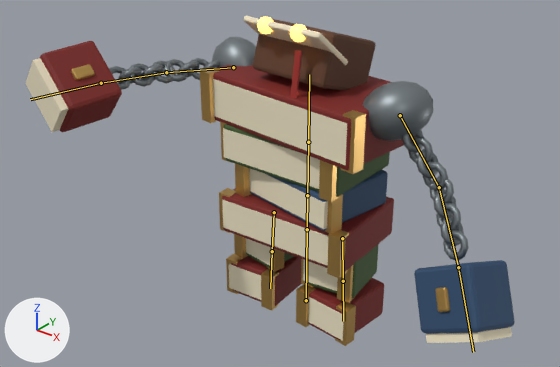
The glTF model assets/models/binder.glb as it was, and as the next commit left it.
Camera for both pictures: a 50 mm lens placed at (4.26, -5.78, 4.91), pointed at (-0.12, -0.31, 1.52). Every picture has the same lights, and +X, +Y and +Z are marked at lower left. The older version comes first. Both versions are drawn at frame 19 of the action 'sweep'; the numbers are the values there. The bones that change, and the others that lie on the model, are drawn over the model as lines.

In view in the first picture: 'Binder'.
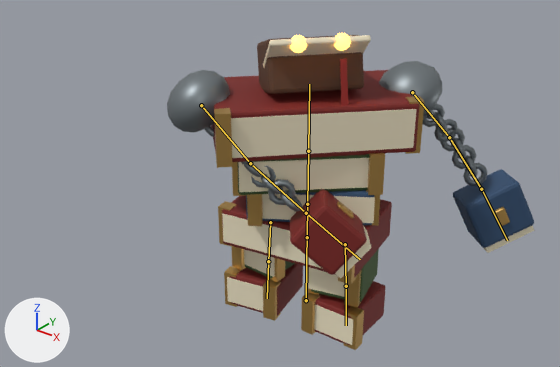
Pixel boxes [x1, y1, x2, y2] of what changed, in the pictures (560 x 367 px):
'Binder', posed (25% narrower)
    before: [25, 16, 515, 346]
    after: [167, 33, 535, 350]
bone 'hips', root to tip
    before: (307, 229) to (307, 195)
    after: (307, 237) to (307, 204)
bone 'spine', root to tip
    before: (307, 195) to (308, 142)
    after: (307, 204) to (308, 151)
bone 'chest', root to tip
    before: (308, 142) to (309, 74)
    after: (308, 151) to (309, 84)
bone 'arm.L', root to tip
    before: (400, 115) to (439, 187)
    after: (412, 92) to (449, 137)
bone 'arm.R', root to tip
    before: (233, 67) to (166, 72)
    after: (201, 105) to (250, 163)

The change in detail:
Bone 'hips' (bone_hips) moves from (0.0, 0.0, 0.0) to (0.0, -0.097, 0.0).
Bone 'hips' (bone_hips) turns from (0, 0, 0) to (0, 8, 0) degrees about its own x, y and z.
Bone 'spine' (bone_spine) turns from (0, -4, 0) to (0, 32, 0) degrees about its own x, y and z.
Bone 'chest' (bone_chest) turns from (0, 0, 0) to (0, 9, 0) degrees about its own x, y and z.
Bone 'arm.L' (bone_arm_l) turns from (7, 0, 29) to (-6, 0, 25) degrees about its own x, y and z.
Bone 'arm.R' (bone_arm_r) turns from (77, 18, -31) to (81, -62, -24) degrees about its own x, y and z.
